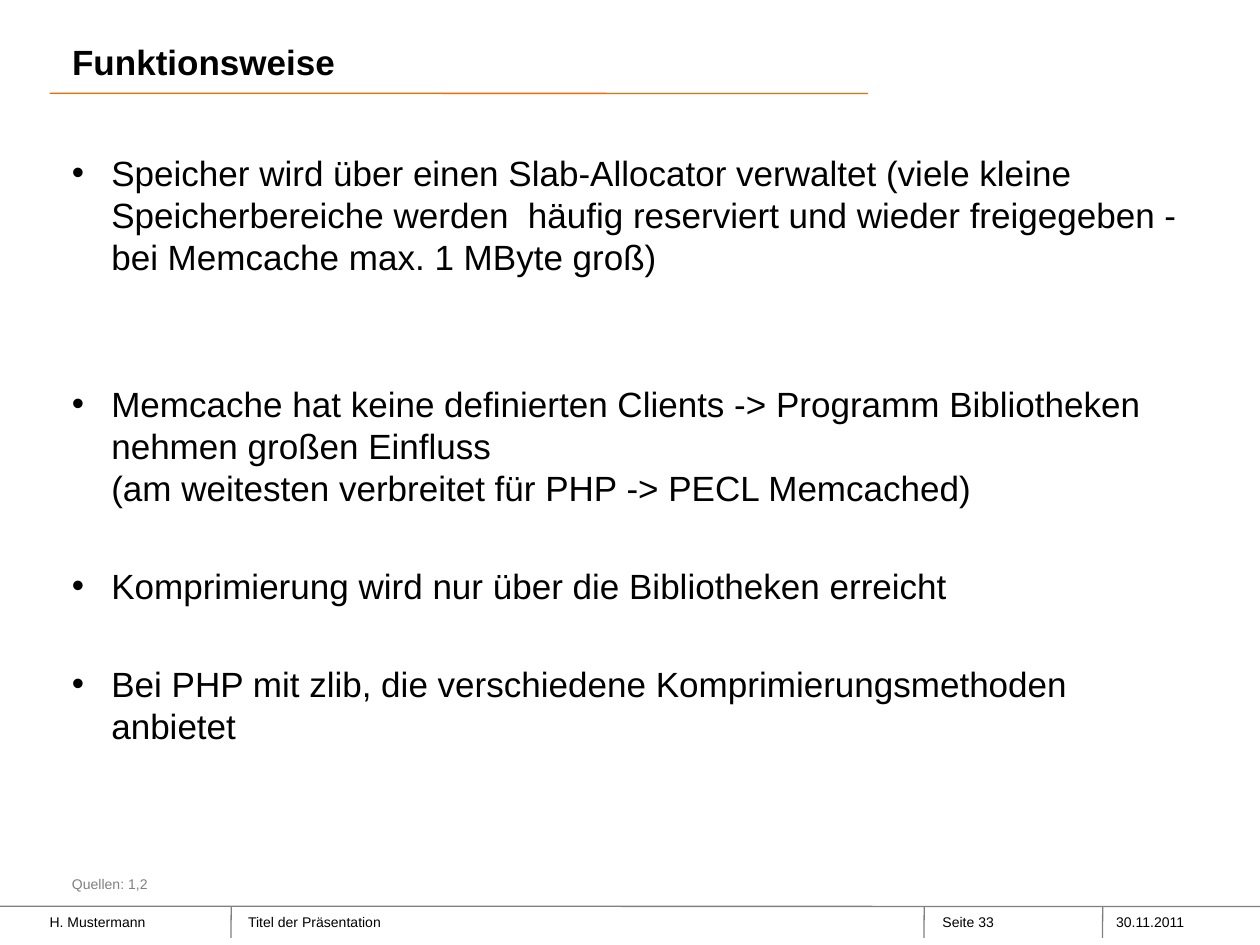
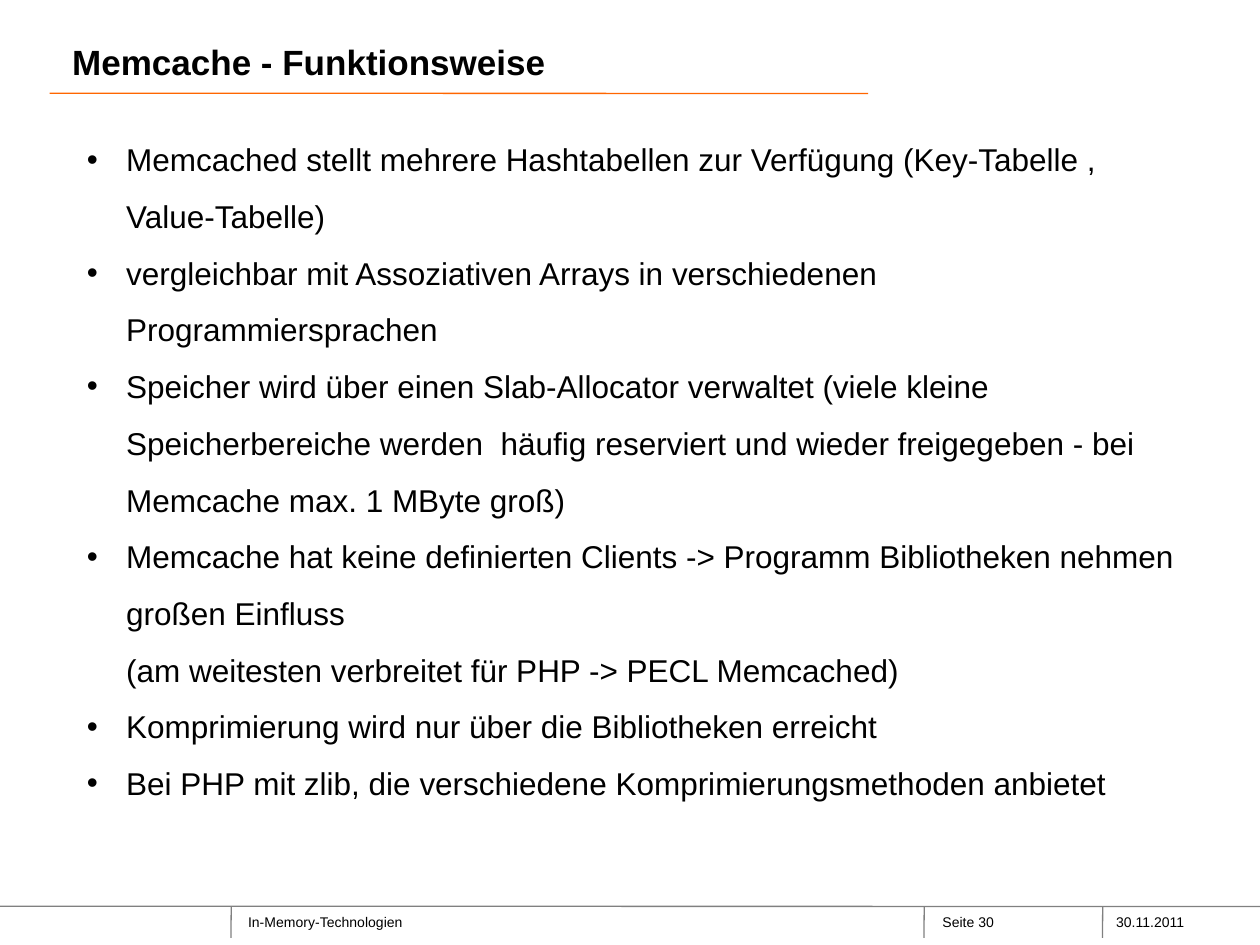
Before and after one commit to Philwi/ProjektseminarInMemory, a slide deck: slide 30 of SAPHana-Neueste überarbeitet.pptx (slide 33 before the commit). Drawn at 1260x945 pixels with LibreOffice and Linux fonts; fonts in the diff are those of the drawing; background and template pictures are left out. Boxes give left, top, right and bottom in pixels: in the first picture for what was removed or moved away, otherwise in the second. Text is boxed around its words. In the diff, an @@ line names an element or a change of style, - is before the commit and + after.

```diff
--- a/SAPHana-Neueste überarbeitet.pptx
+++ b/SAPHana-Neueste überarbeitet.pptx
@@ title at bbox=[72, 49, 545, 76]: text changed @@
-Funktionsweise
+Memcache - Funktionsweise
@@ text "Memcached stellt mehrere Hashtabellen zur ...": place and size @@
-text "Memcached stellt mehrere Hashtabellen zur ..." at bbox=[111, 160, 1155, 740]
+text "Memcached stellt mehrere Hashtabellen zur ..." at bbox=[126, 148, 1174, 801]
@@ text at bbox=[126, 148, 1078, 347]: paragraphs added @@
+• Memcached stellt mehrere Hashtabellen zur Verfügung (Key-Tabelle , Value-Tabelle)
+• vergleichbar mit Assoziativen Arrays in verschiedenen Programmiersprachen
@@ text at bbox=[126, 375, 1174, 801]: size 20 to 18 pt in "Speicher wird über einen Slab-Allocator verwaltet (viele ...", "Memcache hat keine definierten Clients -> Programm ...", "Komprimierung wird nur über die Bibliotheken erreicht", "Bei PHP mit zlib, die verschiedene Komprimierungsmethoden ..."; line spacing 1 to 1.5; less space between paragraphs @@
@@ text removed at bbox=[72, 879, 147, 892] @@
-Quellen: 1,2
@@ text removed at bbox=[50, 917, 145, 927] @@
-H. Mustermann
@@ text at bbox=[248, 917, 402, 930]: text changed @@
-Titel der Präsentation
+In-Memory-Technologien
@@ page number at bbox=[942, 917, 994, 927]: text changed @@
-Seite 33
+Seite 30
```
Also in this commit, not shown: 31 other slides changed, 7 slides added, 16 slides removed.
